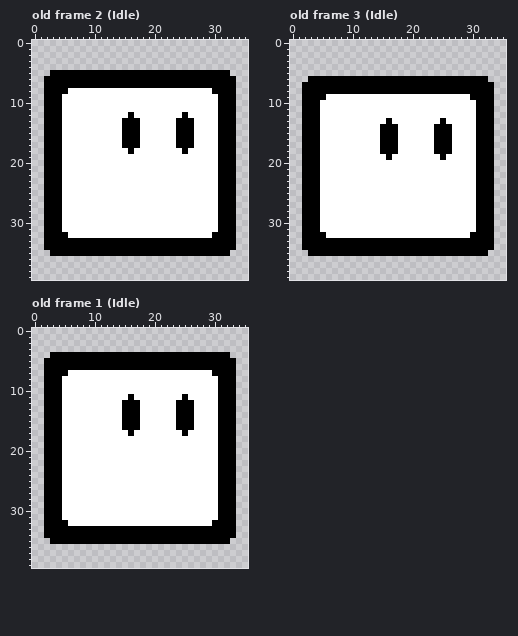
Two versions of one pixel-art file, sprites/spr_player.ase. The first picture shows the starting point.
36x40 pixels, 11 frames. Shown: old frame 2 (Idle), old frame 3 (Idle), old frame 1 (Idle). The commit also changed other frames, which this record leaves out.
Now the later version:
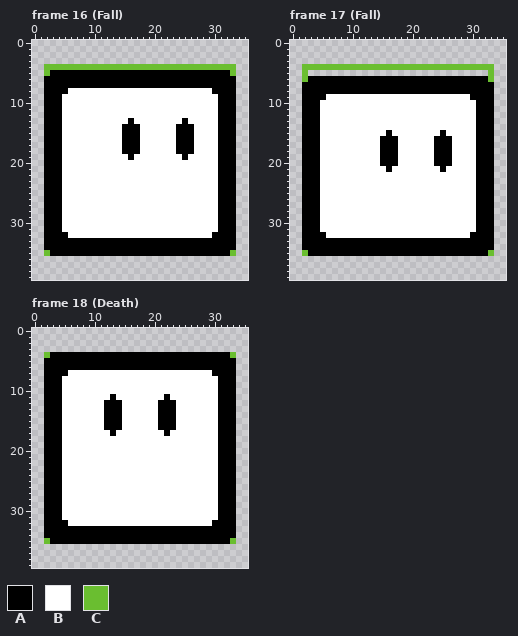
Palette (. is transparent): A #000000  B #ffffff  C #6abe30
A new or re-ordered frame is compared with the old frame closest to it.
Edits made:
frames 11 -> 25
layer "32x32 box" now shown
Frame 16 (Fall) is new; against old frame 2 (Idle), layers "Character", "32x32 box":
Colour A replaces colour B in row 18 at x 15, 17, 24 and 26; in row 19 at x 16 and 25.
Colour B replaces colour A in row 12 at x 16 and 25; in row 13 at x 15, 17, 24 and 26.
Colour C is added in row 4 at x 2 to 33; in row 5 at x 2 and 33; in row 35 at x 2 and 33.
Frame 17 (Fall) is new; against old frame 3 (Idle), layers "Character", "32x32 box":
Colour A replaces colour B in row 19 at x 15, 17, 24 and 26; in row 20 at x 15 to 17 and 24 to 26; in row 21 at x 16 and 25.
Colour B replaces colour A in row 13 at x 16 and 25; in row 14 at x 15 to 17 and 24 to 26; in row 15 at x 15, 17, 24 and 26.
Colour C is added in row 4 at x 2 to 33; in rows 5 to 6 at x 2 and 33; in row 35 at x 2 and 33.
Frame 18 (Death) is new; against old frame 1 (Idle), layers "Character", "32x32 box":
Colour A replaces colour B in row 11 at x 13 and 22; in rows 12 to 16 at x 12 to 14 and 21 to 23; in row 17 at x 13 and 22.
Colour B replaces colour A in row 11 at x 16 and 25; in rows 12 to 16 at x 15 to 17 and 24 to 26; in row 17 at x 16 and 25.
Colour C is added in row 4 at x 2 and 33; in row 35 at x 2 and 33.
